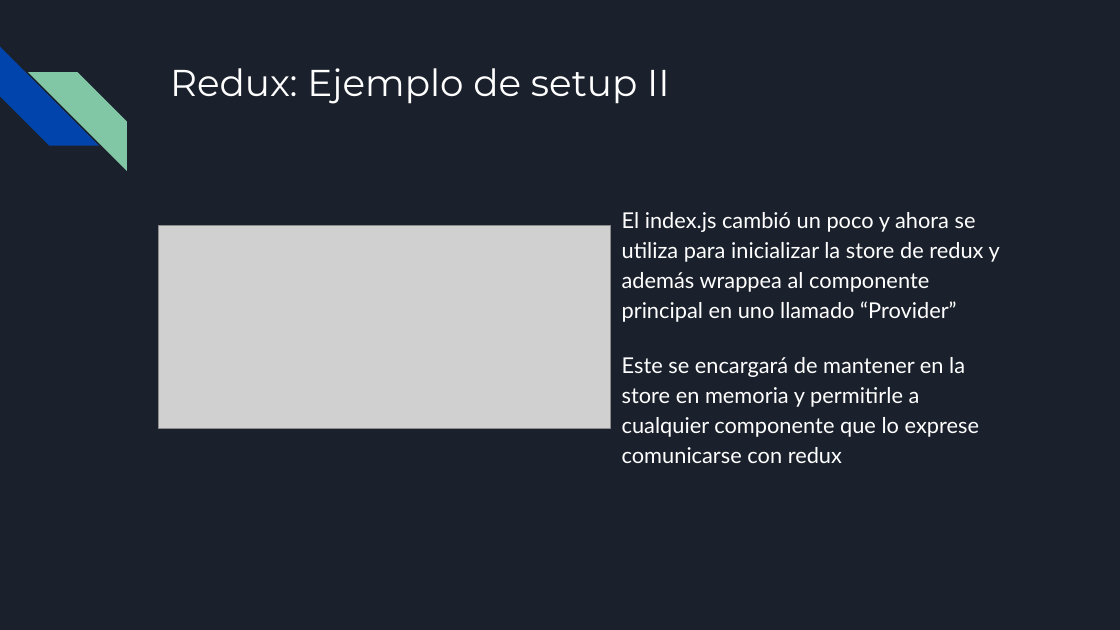
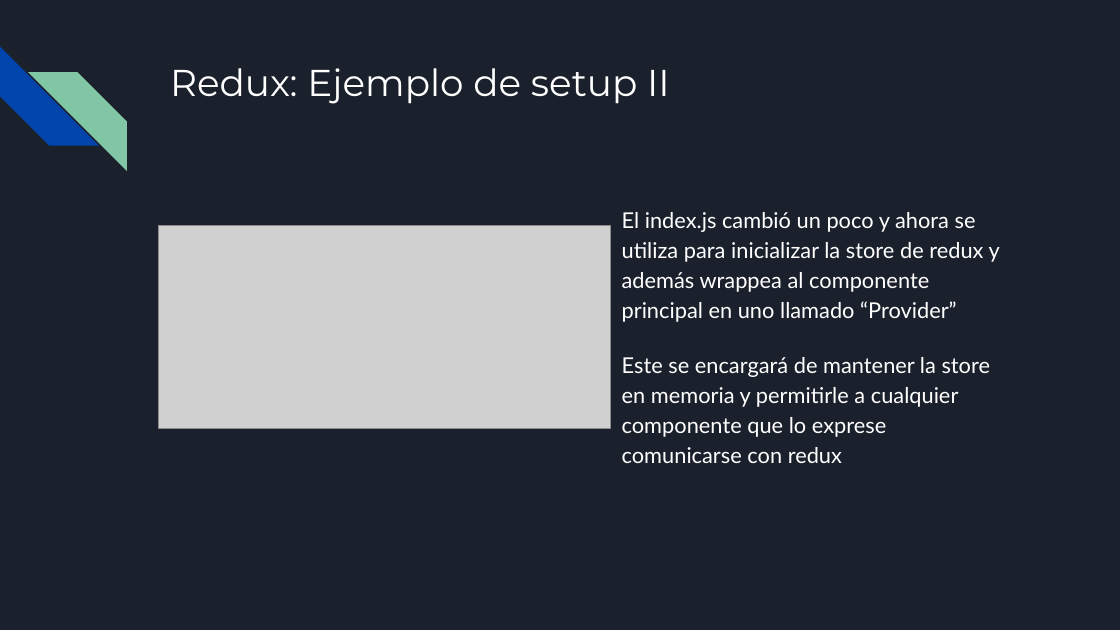
Before and after one commit to francisco-pinchentti/react-basics, a slide deck: slide 23 of docs/React.odp. Drawn at 1120x630 pixels with LibreOffice and Linux fonts; fonts in the diff are those of the drawing; grey boxes stand for pictures. Boxes give left, top, right and bottom in pixels: in the first picture for what was removed or moved away, otherwise in the second. Text is boxed around its words. In the diff, an @@ line names an element or a change of style, - is before the commit and + after.

```diff
--- a/docs/React.odp
+++ b/docs/React.odp
@@ text at box(622, 357, 991, 463): text changed @@
-Este se encargará de mantener en la store en memoria y permitirle a cualquier componente que lo exprese comunicarse con redux
+Este se encargará de mantener la store en memoria y permitirle a cualquier componente que lo exprese comunicarse con redux
```
Also in this commit, not shown: 5 other slides changed, 1 slide added, 3 other files.
